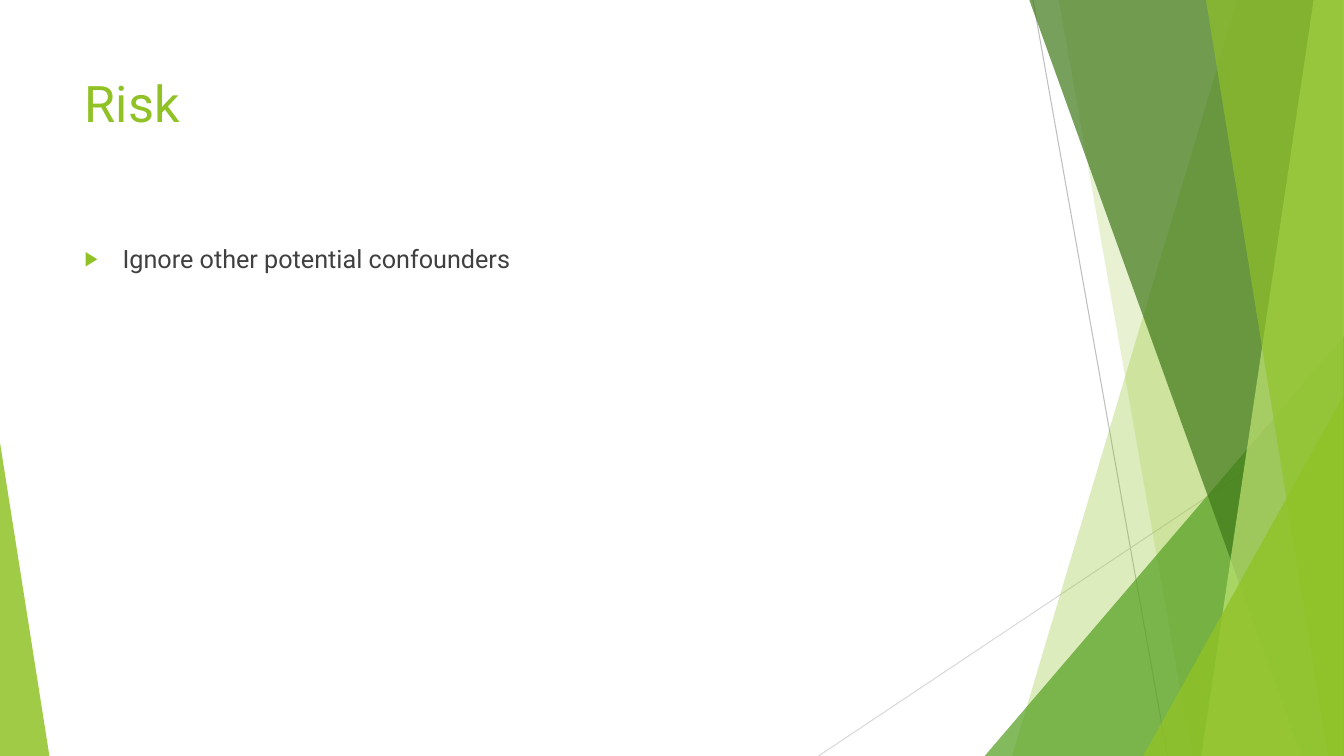
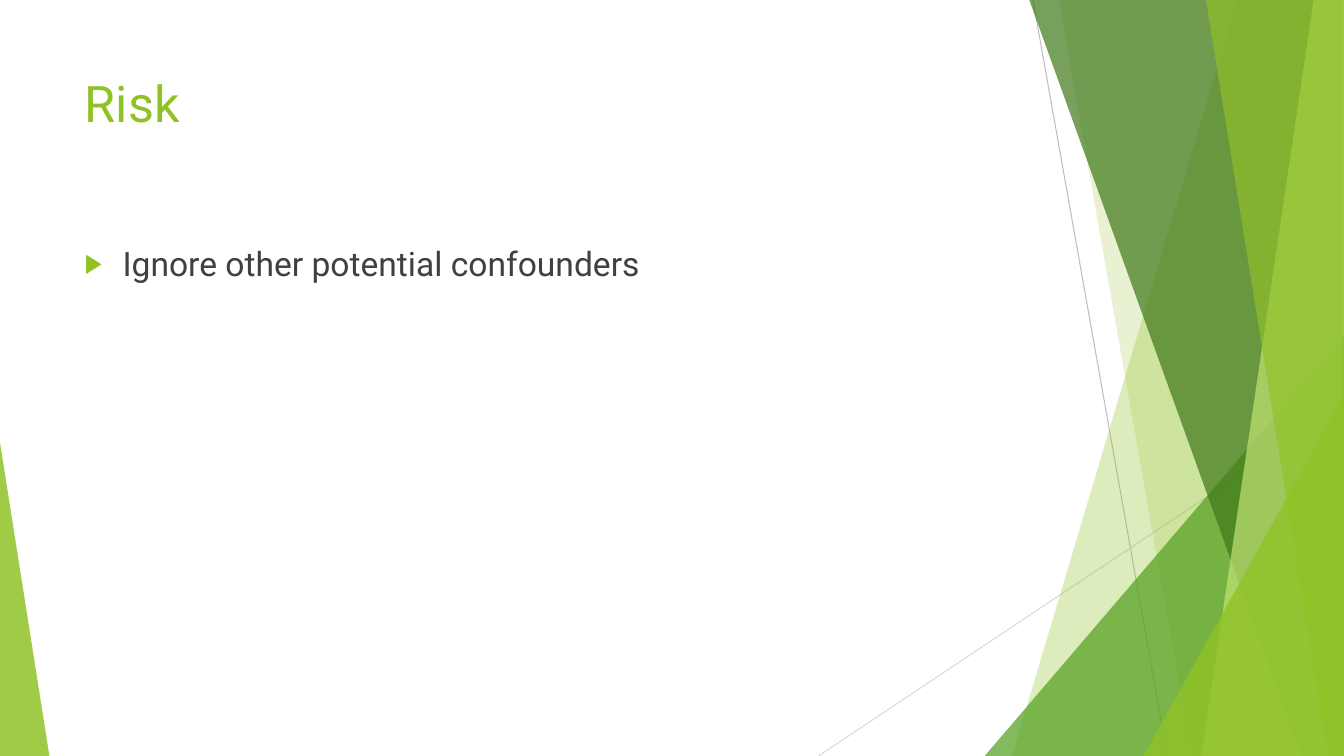
Before and after one commit to anhualin/MyLearning, a slide deck: slide 10 of FDA2018/FDA_Presentation.pptx. Drawn at 1344x756 pixels with LibreOffice and Linux fonts; fonts in the diff are those of the drawing. Boxes give left, top, right and bottom in pixels: in the first picture for what was removed or moved away, otherwise in the second. Text is boxed around its words. In the diff, an @@ line names an element or a change of style, - is before the commit and + after.

```diff
--- a/FDA2018/FDA_Presentation.pptx
+++ b/FDA2018/FDA_Presentation.pptx
@@ text "Ignore other potential confounders" at (123,250,640,283): size 18 to 24 pt @@
```
Also in this commit, not shown: 5 other slides changed, 1 other file.
